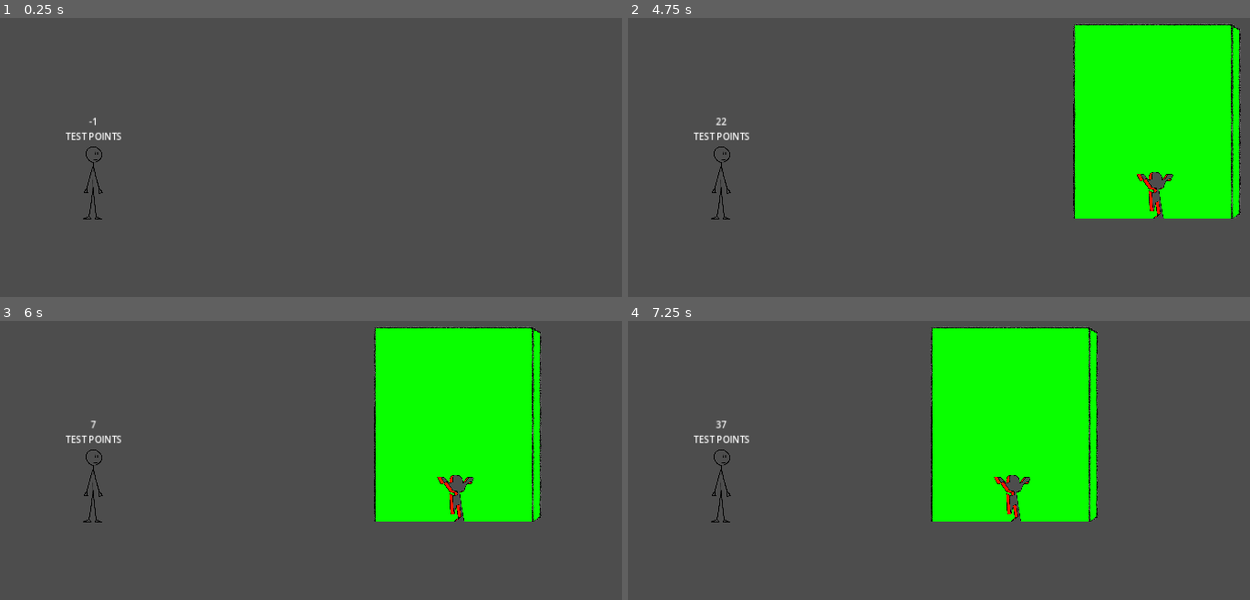
Above: before the commit, frames 1-4 (two rows, left to right).
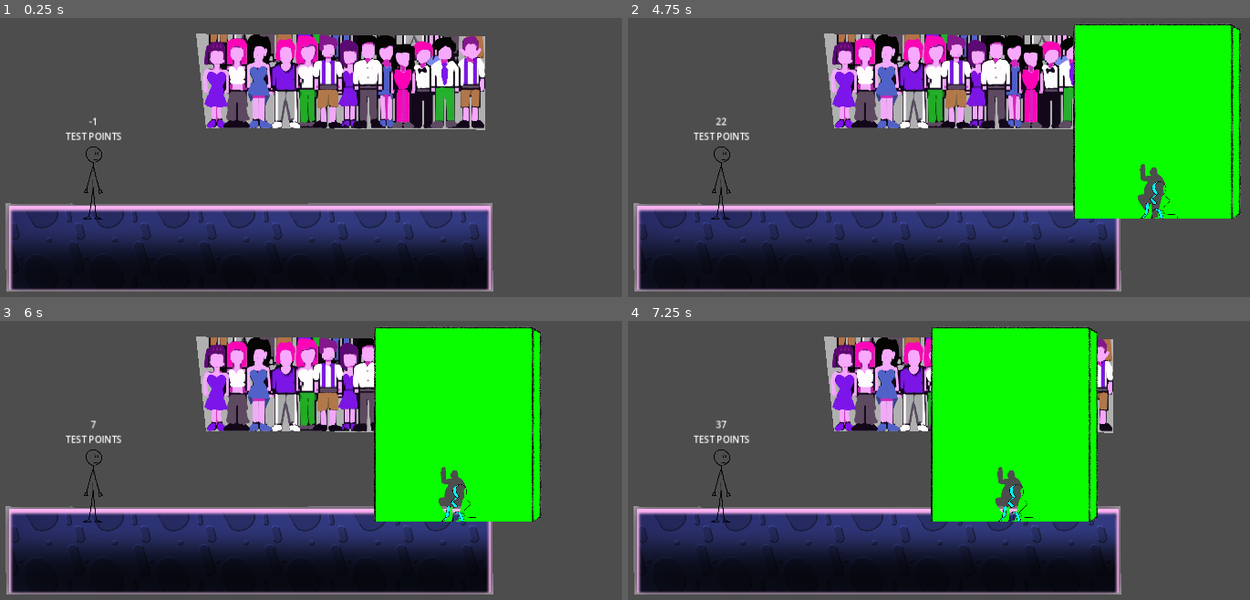
Above: after the commit, the same moments.

Repository: onegm/Scale-Game-Show
Game: Godot game, scene res://levels/Level1.tscn
Same seed, same stepped clock (60 frames per second), same inputs: the game is played once before the commit and once after it.
Inputs:
- Up to frame 1 (0.25 s): no input
- Up to frame 2 (4.75 s): tap Enter at 0.5, 2, 3.5 s; hold Right (pose_right) 0.53-1.28 s; tap A (look_left) at 0.6, 2.1, 3.6 s; tap Space at 1.25, 2.75, 4.25 s; hold Down (pose_down) 1.28-2.03 s; tap D (look_right) at 1.35, 2.85, 4.35 s; hold Right (pose_right) 2.03-2.78 s; hold Up (pose_up) 2.78-3.53 s; hold Left (pose_left) from 3.53 s (still down)
- Up to frame 3 (6 s): release Left (pose_left) at 5.03 s; hold Down (pose_down) 5.03-5.78 s; tap A (look_left) at 5.1 s; hold Right (pose_right) from 5.78 s (still down); tap D (look_right) at 5.85 s
- Up to frame 4 (7.25 s): release Right (pose_right) at 6.53 s; hold Up (pose_up) from 6.53 s (still down); tap A (look_left) at 6.6 s

The runs differ from the first frame. In frame 1, 39% of the frame differs, in the area x 0-80%, y 5-99%; in frame 2, 37%; in frame 3, 32%; in frame 4, 29%.

Commit message:
New wall holes and allow for wall sequence choice in level

Diff:
--- a/UI/main_menu/menu_screen.tscn
+++ b/UI/main_menu/menu_screen.tscn
@@ -1,7 +1,7 @@
 [gd_scene load_steps=3 format=3 uid="uid://cc838hd7f3grk"]
 
 [ext_resource type="Script" path="res://UI/main_menu/menu_screen.gd" id="1_3k7ia"]
-[ext_resource type="PackedScene" uid="uid://76mxnx5v1b1o" path="res://UI/settings_menu/settings_menu.tscn" id="2_ml36l"]
+[ext_resource type="PackedScene" uid="uid://76mxnx5v1b1o" path="res://ui/settings_menu/settings_menu.tscn" id="2_ml36l"]
 
 [node name="MenuScreen" type="Control"]
 layout_mode = 3
--- /dev/null
+++ b/environment/LevelBackground.tscn
@@ -0,0 +1,21 @@
+[gd_scene load_steps=2 format=3 uid="uid://c5bg2p28cloq2"]
+
+[ext_resource type="Texture2D" uid="uid://dth8yjod74w8r" path="res://levels/screenshot test.png" id="1_kdslq"]
+
+[node name="LevelBackground" type="Node2D"]
+
+[node name="Floor" type="Polygon2D" parent="."]
+position = Vector2(650, 516)
+scale = Vector2(0.3, 0.3)
+offset = Vector2(-2250, -2900)
+texture = ExtResource("1_kdslq")
+polygon = PackedVector2Array(746.429, 2666.67, 807.143, 2675, 889.286, 2675, 992.857, 2675, 1133.33, 2670.24, 1152.38, 2679.76, 1208.33, 2677.38, 1311.9, 2673.81, 3591.67, 2667.86, 3596.43, 3184.52, 747.619, 3185.71)
+uv = PackedVector2Array(746.429, 2666.67, 807.143, 2675, 889.286, 2675, 992.857, 2675, 1133.33, 2670.24, 1152.38, 2679.76, 1208.33, 2677.38, 1311.9, 2673.81, 3591.67, 2667.86, 3596.43, 3184.52, 747.619, 3185.71)
+
+[node name="Crowd1" type="Polygon2D" parent="."]
+position = Vector2(784, 229)
+scale = Vector2(0.5, 0.5)
+offset = Vector2(-1100, -1200)
+texture = ExtResource("1_kdslq")
+polygon = PackedVector2Array(632.498, 1371.07, 1613.45, 1377.42, 1611.86, 1048.85, 597.578, 1040.92)
+uv = PackedVector2Array(632.498, 1371.07, 1613.45, 1377.42, 1611.86, 1048.85, 597.578, 1040.92)
--- a/levels/Level1.tscn
+++ b/levels/Level1.tscn
@@ -1,12 +1,16 @@
-[gd_scene load_steps=3 format=3 uid="uid://c6y1dqx8ki7a7"]
+[gd_scene load_steps=4 format=3 uid="uid://c6y1dqx8ki7a7"]
 
 [ext_resource type="Script" path="res://levels/level.gd" id="1_bx0cw"]
 [ext_resource type="PackedScene" uid="uid://c150wmemgs4sn" path="res://player/player.tscn" id="1_c3ycx"]
+[ext_resource type="PackedScene" uid="uid://c5bg2p28cloq2" path="res://environment/LevelBackground.tscn" id="2_qthyg"]
 
 [node name="Level1" type="Node2D"]
 y_sort_enabled = true
 script = ExtResource("1_bx0cw")
 song_num = 1
+wall_sequence_num = 1
+
+[node name="LevelBackground" parent="." instance=ExtResource("2_qthyg")]
 
 [node name="Player" parent="." instance=ExtResource("1_c3ycx")]
 position = Vector2(355, 475)
--- a/levels/level.gd
+++ b/levels/level.gd
@@ -1,15 +1,21 @@
 extends Node2D
 
 @export var song_num : int
-@onready var wall_spawner = WallSpawner.new()
+@export var wall_sequence_num : int
+@export var random_walls : bool
+@onready var wall_spawner := WallSpawner.new(wall_sequence_num)
 
 func _ready():
-	var song = SongSequence.new(1)
+	add_child(wall_spawner)
+
+	var song = SongSequence.new(song_num)
 	add_child(song)
-	add_child(wall_spawner)
 	song.timestamp_reached.connect(on_timestamp_reached)
 	await get_tree().create_timer(3).timeout
 	song.play()
 
 func on_timestamp_reached():
-	wall_spawner.spawn_wall($WallSpawnPoint.global_position)
+	if random_walls:
+		wall_spawner.spawn_random_wall($WallSpawnPoint.global_position)
+	else:
+		wall_spawner.spawn_wall($WallSpawnPoint.global_position)
--- a/walls/posture/Posture.tscn
+++ b/walls/posture/Posture.tscn
@@ -1,50 +1,35 @@
-[gd_scene load_steps=21 format=3 uid="uid://d1fvq2460vh11"]
+[gd_scene load_steps=15 format=3 uid="uid://d1fvq2460vh11"]
 
 [ext_resource type="Texture2D" uid="uid://bw8ajx4a87xqt" path="res://walls/art/wall_holes/Idle - White.png" id="1_kr8ek"]
-[ext_resource type="Texture2D" uid="uid://bxl8hd5r4ghjg" path="res://walls/art/wall_holes/Pose 1 - Right White.png" id="2_83wkl"]
+[ext_resource type="Texture2D" uid="uid://b0apenmy72e4q" path="res://walls/art/wall_holes/Ready - White.png" id="2_83j7r"]
 [ext_resource type="Script" path="res://walls/posture/posture.gd" id="2_hqkx4"]
-[ext_resource type="Texture2D" uid="uid://d0gd3fuo8dtev" path="res://walls/art/wall_holes/Pose 1 - Left White.png" id="3_haxd5"]
-[ext_resource type="Texture2D" uid="uid://bi5ryr80lfuhx" path="res://walls/art/wall_holes/Pose 2 - Right White.png" id="4_p6v4h"]
-[ext_resource type="Texture2D" uid="uid://oji6kf0fc6q4" path="res://walls/art/wall_holes/Pose 2 - Left White.png" id="5_jopgx"]
-[ext_resource type="Texture2D" uid="uid://bdr734u22gmn0" path="res://walls/art/wall_holes/Pose 3 - Right White.png" id="6_us3se"]
-[ext_resource type="Texture2D" uid="uid://cw2mpwny5akrn" path="res://walls/art/wall_holes/Pose 3 - Left White.png" id="7_4bhwb"]
-[ext_resource type="Texture2D" uid="uid://bh3kdb4meqo4g" path="res://walls/art/wall_holes/Pose 4 - Right White.png" id="8_7eyi1"]
-[ext_resource type="Texture2D" uid="uid://b6jsgdyqx3qmr" path="res://walls/art/wall_holes/Pose 4 - Left White.png" id="9_g35uw"]
+[ext_resource type="Texture2D" uid="uid://o5mkuuat6277" path="res://walls/art/wall_holes/Point - White.png" id="2_ik2b8"]
+[ext_resource type="Texture2D" uid="uid://byddne3tw3op1" path="res://walls/art/wall_holes/Fight - White.png" id="3_lgifs"]
+[ext_resource type="Texture2D" uid="uid://72tk1iv8fqs4" path="res://walls/art/wall_holes/Wave - White.png" id="4_lfp86"]
+[ext_resource type="Texture2D" uid="uid://qhbah4ttb3wj" path="res://walls/art/wall_holes/Crouch - White.png" id="6_afbeo"]
 
 [sub_resource type="AtlasTexture" id="AtlasTexture_6bv54"]
 atlas = ExtResource("1_kr8ek")
 region = Rect2(0, 0, 750, 750)
 
-[sub_resource type="AtlasTexture" id="AtlasTexture_3gfko"]
-atlas = ExtResource("2_83wkl")
+[sub_resource type="AtlasTexture" id="AtlasTexture_87du6"]
+atlas = ExtResource("2_83j7r")
 region = Rect2(0, 0, 750, 750)
 
-[sub_resource type="AtlasTexture" id="AtlasTexture_3hys8"]
-atlas = ExtResource("3_haxd5")
+[sub_resource type="AtlasTexture" id="AtlasTexture_36h6j"]
+atlas = ExtResource("2_ik2b8")
 region = Rect2(0, 0, 750, 750)
 
-[sub_resource type="AtlasTexture" id="AtlasTexture_2st8v"]
-atlas = ExtResource("4_p6v4h")
+[sub_resource type="AtlasTexture" id="AtlasTexture_r1eqf"]
+atlas = ExtResource("4_lfp86")
 region = Rect2(0, 0, 750, 750)
 
-[sub_resource type="AtlasTexture" id="AtlasTexture_1iris"]
-atlas = ExtResource("5_jopgx")
+[sub_resource type="AtlasTexture" id="AtlasTexture_o3cmj"]
+atlas = ExtResource("3_lgifs")
 region = Rect2(0, 0, 750, 750)
 
-[sub_resource type="AtlasTexture" id="AtlasTexture_5q7y3"]
-atlas = ExtResource("6_us3se")
-region = Rect2(0, 0, 750, 750)
-
-[sub_resource type="AtlasTexture" id="AtlasTexture_fpkfk"]
-atlas = ExtResource("7_4bhwb")
-region = Rect2(0, 0, 750, 750)
-
-[sub_resource type="AtlasTexture" id="AtlasTexture_q0qkb"]
-atlas = ExtResource("8_7eyi1")
-region = Rect2(0, 0, 750, 750)
-
-[sub_resource type="AtlasTexture" id="AtlasTexture_kvkdo"]
-atlas = ExtResource("9_g35uw")
+[sub_resource type="AtlasTexture" id="AtlasTexture_lvcb7"]
+atlas = ExtResource("6_afbeo")
 region = Rect2(0, 0, 750, 750)
 
 [sub_resource type="SpriteFrames" id="SpriteFrames_mrt07"]
@@ -59,7 +44,7 @@
 }, {
 "frames": [{
 "duration": 1.0,
-"texture": SubResource("AtlasTexture_3gfko")
+"texture": SubResource("AtlasTexture_87du6")
 }],
 "loop": false,
 "name": &"1",
@@ -67,7 +52,7 @@
 }, {
 "frames": [{
 "duration": 1.0,
-"texture": SubResource("AtlasTexture_3hys8")
+"texture": SubResource("AtlasTexture_36h6j")
 }],
 "loop": false,
 "name": &"2",
@@ -75,7 +60,7 @@
 }, {
 "frames": [{
 "duration": 1.0,
-"texture": SubResource("AtlasTexture_2st8v")
+"texture": SubResource("AtlasTexture_r1eqf")
 }],
 "loop": false,
 "name": &"3",
@@ -83,7 +68,7 @@
 }, {
 "frames": [{
 "duration": 1.0,
-"texture": SubResource("AtlasTexture_1iris")
+"texture": SubResource("AtlasTexture_o3cmj")
 }],
 "loop": false,
 "name": &"4",
@@ -91,40 +76,16 @@
 }, {
 "frames": [{
 "duration": 1.0,
-"texture": SubResource("AtlasTexture_5q7y3")
+"texture": SubResource("AtlasTexture_lvcb7")
 }],
 "loop": false,
 "name": &"5",
-"speed": 1.0
-}, {
-"frames": [{
-"duration": 1.0,
-"texture": SubResource("AtlasTexture_fpkfk")
-}],
-"loop": false,
-"name": &"6",
-"speed": 1.0
-}, {
-"frames": [{
-"duration": 1.0,
-"texture": SubResource("AtlasTexture_q0qkb")
-}],
-"loop": false,
-"name": &"7",
-"speed": 1.0
-}, {
-"frames": [{
-"duration": 1.0,
-"texture": SubResource("AtlasTexture_kvkdo")
-}],
-"loop": false,
-"name": &"8",
 "speed": 1.0
 }]
 
 [node name="Posture" type="AnimatedSprite2D"]
 clip_children = 1
 sprite_frames = SubResource("SpriteFrames_mrt07")
-animation = &"0"
+animation = &"5"
 offset = Vector2(0, -375)
 script = ExtResource("2_hqkx4")
--- a/walls/posture/posture.gd
+++ b/walls/posture/posture.gd
@@ -1,9 +1,8 @@
 extends AnimatedSprite2D
 
-var SCALE_FACTOR = Vector2.ONE
-
-func set_posture(index : int):
+func set_posture(index : int, flipped : bool):
+	flip_h = flipped
 	play(str(index))
 
 func set_posture_scale(new_scale : int):
-	scale = new_scale*SCALE_FACTOR
+	scale = new_scale*Vector2.ONE
--- a/walls/posture/postureDTO.gd
+++ b/walls/posture/postureDTO.gd
@@ -3,7 +3,7 @@
 
 enum SIZE {SMALL, MEDIUM, LARGE}
 enum DIRECTION {CENTER, LEFT, RIGHT}
-enum POSTURE {IDLE, WAVE, NINJA, BREAK, KNEEL}
+enum POSTURE {IDLE, READY, POINT, WAVE, FIGHT, CROUCH}
 
 var size : SIZE
 var direction : DIRECTION
--- a/walls/wall.gd
+++ b/walls/wall.gd
@@ -21,9 +21,10 @@
 func set_posture_from_DTO(new_posture : PostureDTO):
 	postureDTO = new_posture
 	set_wall_and_posture_scale(postureDTO.size + 1)
+	posture.set_posture(postureDTO.posture, postureDTO.direction == postureDTO.DIRECTION.RIGHT)
+
 	var posture_num = max(0, postureDTO.posture*2 - (1 if postureDTO.direction % 2 == 0 else 0))
-	posture.set_posture(posture_num)
-	outlines.play(str(posture_num))
+	outlines.play(str(min(8, posture_num)))
 
 func set_wall_and_posture_scale(new_scale : int):
 	posture.set_posture_scale(new_scale)
--- a/walls/wall_sequence/wall_sequence.gd
+++ b/walls/wall_sequence/wall_sequence.gd
@@ -1,9 +1,9 @@
 extends Node
 class_name WallSequence
 
-var SIZE = PostureDTO.SIZE
-var DIRECTION = PostureDTO.DIRECTION
-var POSTURE = PostureDTO.POSTURE
+var SIZE := PostureDTO.SIZE
+var DIRECTION := PostureDTO.DIRECTION
+var POSTURE := PostureDTO.POSTURE
 
 @onready var sequence : Array = []
 
--- a/walls/wall_sequence/wall_sequence_1.gd
+++ b/walls/wall_sequence/wall_sequence_1.gd
@@ -3,15 +3,15 @@
 # Scale, direction, posture
 func _init():
 	sequence = [
-		PostureDTO.new(SIZE.SMALL, DIRECTION.LEFT, POSTURE.NINJA),
+		PostureDTO.new(SIZE.SMALL, DIRECTION.LEFT, POSTURE.FIGHT),
 		PostureDTO.new(SIZE.MEDIUM, DIRECTION.RIGHT, POSTURE.IDLE),
 		PostureDTO.new(SIZE.LARGE, DIRECTION.LEFT, POSTURE.WAVE),
-		PostureDTO.new(SIZE.SMALL, DIRECTION.LEFT, POSTURE.BREAK),
-		PostureDTO.new(SIZE.LARGE, DIRECTION.RIGHT, POSTURE.KNEEL),
-		PostureDTO.new(SIZE.LARGE, DIRECTION.RIGHT, POSTURE.NINJA),
-		PostureDTO.new(SIZE.MEDIUM, DIRECTION.LEFT, POSTURE.NINJA),
-		PostureDTO.new(SIZE.MEDIUM, DIRECTION.LEFT, POSTURE.NINJA),
-		PostureDTO.new(SIZE.SMALL, DIRECTION.LEFT, POSTURE.NINJA),
-		PostureDTO.new(SIZE.SMALL, DIRECTION.LEFT, POSTURE.NINJA),
-		PostureDTO.new(SIZE.SMALL, DIRECTION.LEFT, POSTURE.NINJA),
+		PostureDTO.new(SIZE.SMALL, DIRECTION.LEFT, POSTURE.POINT),
+		PostureDTO.new(SIZE.LARGE, DIRECTION.RIGHT, POSTURE.READY),
+		PostureDTO.new(SIZE.MEDIUM, DIRECTION.LEFT, POSTURE.CROUCH),
+		PostureDTO.new(SIZE.LARGE, DIRECTION.RIGHT, POSTURE.FIGHT),
+		PostureDTO.new(SIZE.MEDIUM, DIRECTION.LEFT, POSTURE.FIGHT),
+		PostureDTO.new(SIZE.SMALL, DIRECTION.LEFT, POSTURE.FIGHT),
+		PostureDTO.new(SIZE.SMALL, DIRECTION.LEFT, POSTURE.FIGHT),
+		PostureDTO.new(SIZE.SMALL, DIRECTION.LEFT, POSTURE.FIGHT),
 	]
--- a/walls/wall_spawner.gd
+++ b/walls/wall_spawner.gd
@@ -1,23 +1,28 @@
 extends Node2D
 class_name WallSpawner
 
-@onready var wall_posture_scene = load("res://walls/Wall.tscn")
+@onready var wall_scene = load("res://walls/Wall.tscn")
 @onready var rand = RandomNumberGenerator.new()
 
-@onready var posture_sequence : WallSequence = Sequence1.new()
+var posture_sequence : WallSequence
+var posture_sequence_path = "res://walls/wall_sequence/wall_sequence_"
+
+func _init(sequence_num : int):
+	posture_sequence = load(posture_sequence_path + str(sequence_num) + ".gd").new()
 
 func spawn_wall(spawn_position : Vector2):
 	if !posture_sequence.has_next():
 		return
 	var next_posture = posture_sequence.next();
 
-	var new_wall = wall_posture_scene.instantiate()
+	var new_wall = wall_scene.instantiate()
 	add_sibling(new_wall)
 	new_wall.global_position = spawn_position
 
 	new_wall.set_posture_from_DTO(next_posture)
 
-func spawn_random_wall():
-	var new_wall = wall_posture_scene.instantiate()
-	add_child(new_wall)
+func spawn_random_wall(spawn_position : Vector2):
+	var new_wall = wall_scene.instantiate()
+	add_sibling(new_wall)
+	new_wall.global_position = spawn_position
 	new_wall.set_posture_from_DTO(PostureDTO.get_random())
Not shown, added: player/Crouch.png.import
Not shown, changed: player/Fight.png.import
Not shown, changed: player/Idle.png.import
Not shown, changed: player/Point.png.import
Not shown, added: player/Ready.png.import
Not shown, changed: player/Wave.png.import
Not shown, changed: songs/song_timestamps/song_1.txt
Not shown, changed: walls/art/wall_holes/Crouch - White.png.import
Not shown, added: walls/art/wall_holes/Fight - White.png.import
Not shown, changed: walls/art/wall_holes/Point - White.png.import
Binary file removed: walls/art/wall_holes/Pose 1 - Left White.png
Binary file removed: walls/art/wall_holes/Pose 1 - Right White.png
(and 8 more such lines)
